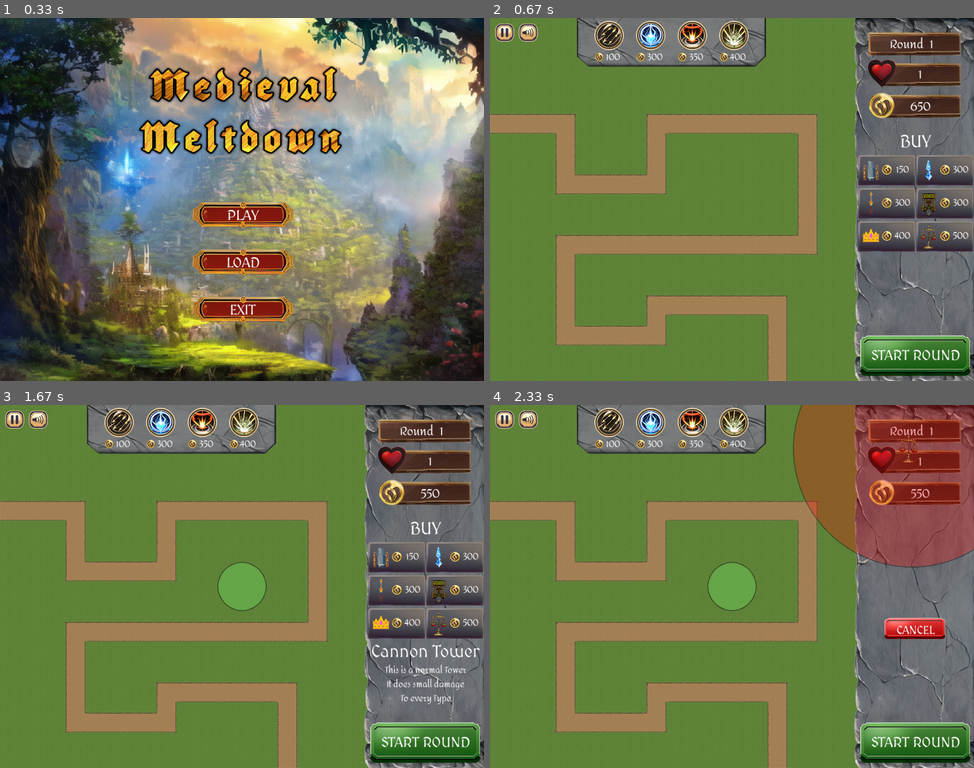
Above: before the commit, frames 1-4 (two rows, left to right).
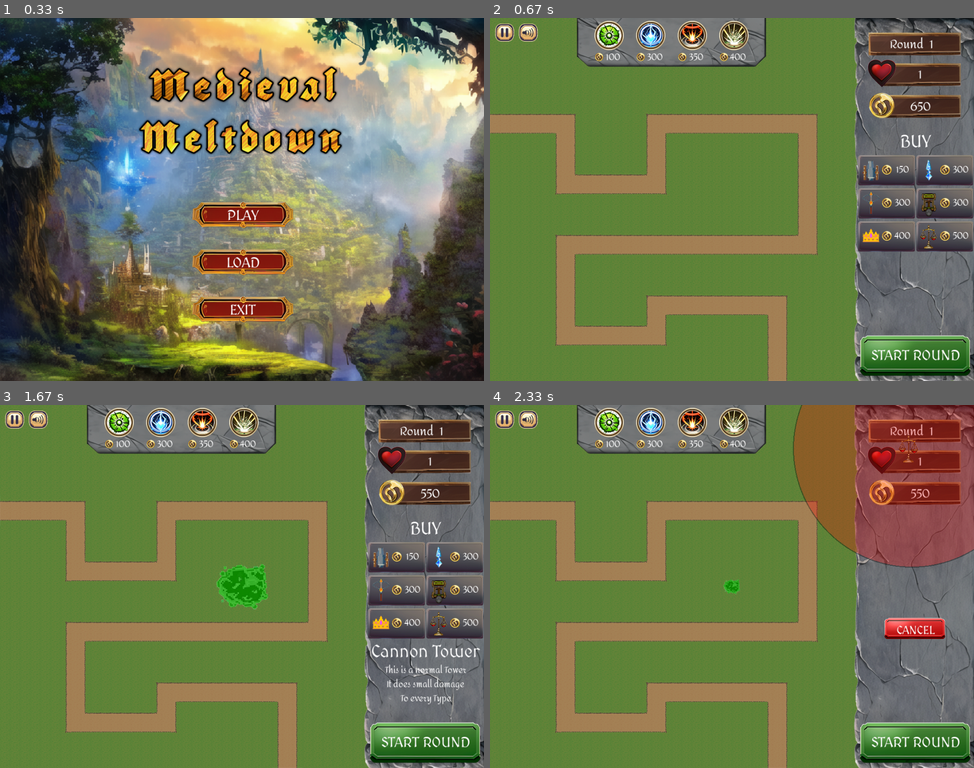
Above: after the commit, the same moments.

Repository: peter5454/PyGame
Game: pygame game, started from main.py
Same seed, same stepped clock (60 frames per second), same inputs: the game is played once before the commit and once after it.
Inputs (mouse positions are in pixels of both pictures, inside the frame that each line leads up to):
- Up to frame 1 (0.33 s): no input
- Up to frame 2 (0.67 s): click (732, 199) at 0.38 s
- Up to frame 3 (1.67 s): click "150" at 0.72 s; click "100" at 1.05 s; press the mouse at (242, 586) at 1.37 s; move the mouse to (304, 568) at 1.47 s; release the mouse at (367, 553) at 1.6 s
- Up to frame 4 (2.33 s): press the mouse at (944, 622) at 1.7 s; move the mouse to (770, 633) at 1.8 s; release the mouse at (596, 640) at 1.93 s; press the mouse at (944, 622) at 2.03 s; move the mouse to (925, 535) at 2.13 s; release the mouse at (911, 448) at 2.27 s

Frame 1 is identical in both runs. In frame 2, 0.2% of the frame differs, in the area x 22-28%, y 1-9%; in frame 3, 1.3%, in the area x 22-56%, y 1-57%; in frame 4, 1.3%.

Commit message:
airstrike assets an animations added

Diff:
--- a/airstrike.py
+++ b/airstrike.py
@@ -4,10 +4,11 @@
 import turrets as t
 from airstrike_data import AIRSTRIKE_DATA
 
-class airstrike ():
-    def __init__(self,airstrike_name):
+class airstrike(pg.sprite.Sprite):
+    def __init__(self, airstrike_name):
+        super().__init__()
         self.airstrike_name = airstrike_name
-        self.type = AIRSTRIKE_DATA.get(airstrike_name, [])
+        self.type = AIRSTRIKE_DATA.get(airstrike_name, {})
         self.damage = self.type.get("damage")
         self.size = self.type.get("size")
         self.cooldown = self.type.get("cooldown")
@@ -20,8 +21,14 @@
         self.next_shot_time = 0
         self.x = 0
         self.y = 0
+        self.frames = self.extract_frames(self.type.get("spritesheet"), 150, 150, 8, 1)
+        self.current_frame = 0
+        self.image = self.frames[self.current_frame]
+        self.rect = self.image.get_rect()
+        self.animation_start_time = 0
+        self.animation_playing = False
 
-    def wait(self,wait_time, start_time):
+    def wait(self, wait_time, start_time):
         return pg.time.get_ticks() >= start_time + wait_time
 
     def place_ability(self, enemy_group, screen):
@@ -36,7 +43,7 @@
                     if dist < self.size:
                         element_damage = t.damage_calc(self.element, enemy)
                         enemy.health -= self.damage * element_damage
-                        print (element_damage)
+                        print(element_damage)
             self.last_shot = current_time
             self.shots_fired += 1
             if self.shots_fired >= self.waves:
@@ -44,10 +51,41 @@
             else:
                 self.next_shot_time = current_time
 
-
-    def start(self,cursor_pos):
+    def start(self, cursor_pos):
         self.x = cursor_pos[0]
         self.y = cursor_pos[1]
         self.running = True
         self.shots_fired = 0
         self.next_shot_time = 0
+        self.animation_start_time = pg.time.get_ticks()
+        self.animation_playing = True
+
+    def extract_frames(self, spritesheet_path, frame_width, frame_height, columns, rows):
+        spritesheet = pg.image.load(spritesheet_path).convert_alpha()
+        frames = []
+        for row in range(rows):
+            for col in range(columns):
+                frame_rect = pg.Rect(col * frame_width, row * frame_height, frame_width, frame_height)
+                frame_image = pg.Surface((frame_width, frame_height), pg.SRCALPHA)
+                frame_image.blit(spritesheet, (0, 0), frame_rect)
+                frames.append(frame_image)
+        return frames
+
+    def play_animation(self, screen, frame_rate=100):
+        if not self.animation_playing:
+            return
+        print(self.type.get("spritesheet"))
+        current_time = pg.time.get_ticks()
+        if current_time - self.animation_start_time > frame_rate:
+            self.animation_start_time = current_time
+            self.current_frame = (self.current_frame + 1) % len(self.frames)
+            self.image = self.frames[self.current_frame]
+
+        self.rect.center = (self.x, self.y)
+        screen.blit(self.image, self.rect)
+
+    def is_animation_playing(self):
+        return self.animation_playing
+
+    def stop_animation(self):
+        self.animation_playing = False
--- a/airstrike_data.py
+++ b/airstrike_data.py
@@ -5,30 +5,34 @@
         "size" : 50,
         "cost" : 100,
         "waves" : 3,
-        "element": "N"
+        "element": "N",
+        "spritesheet": 'assets/images/airstrikes/airstrike_poison.png'
     },
     "airstrike_2": {
         "damage" : 10,
         "cooldown" : 500,
         "size" : 70,
         "cost" : 300,
-        "waves" : 1,
-        "element": "F"
+        "waves" : 3,
+        "element": "F",
+        "spritesheet": 'assets/images/airstrikes/airstrike_ice.png'
     },
     "airstrike_3": {
         "damage" : 12,
         "cooldown" : 500,
         "size" : 80,
         "cost" : 350,
-        "waves" : 1,
-        "element": "E"
+        "waves" : 3,
+        "element": "E",
+        "spritesheet": 'assets/images/airstrikes/airstrike_fire.png'
     },
     "airstrike_4": {
         "damage" : 15,
         "cooldown" : 500,
         "size" : 80,
         "cost" : 400,
-        "waves" : 1,
-        "element": "I"
+        "waves" : 3,
+        "element": "I",
+        "spritesheet": 'assets/images/airstrikes/airstrike_earth.png'
     }
 }
--- a/main.py
+++ b/main.py
@@ -53,7 +53,7 @@
 health_bar_side_panel = pg.image.load('assets/images/ui_backgrounds/health_bar.png').convert_alpha()
 gold_bar = pg.image.load('assets/images/ui_backgrounds/gold_bar.png').convert_alpha()
 airstrike_banner = pg.image.load('assets/images/ui_backgrounds/airstrike_banner.png').convert_alpha()
-arrow_strike_ability_image = pg.image.load('assets/images/buttons/arrow_strike_button.png').convert_alpha()
+poison_strike_ability_image = pg.image.load('assets/images/buttons/poison_strike_button.png').convert_alpha()
 ice_strike_ability_image = pg.image.load('assets/images/buttons/ice_strike_button.png').convert_alpha()
 fire_strike_ability_image = pg.image.load('assets/images/buttons/fire_strike_button.png').convert_alpha()
 earth_strike_ability_image = pg.image.load('assets/images/buttons/earth_strike_button.png').convert_alpha()
@@ -121,10 +121,6 @@
 mute_button_image = pg.image.load('assets/images/buttons/mute_button.png').convert_alpha()
 mute_button_pressed_image = pg.image.load('assets/images/buttons/mute_button_pressed.png').convert_alpha()
 
-#airstrike images
-cursor_ice_airstrike = pg.image.load('assets/images/airstrikes/airstrike_ice_cursor.png').convert_alpha()
-ice_airstrike_sheet = pg.image.load('assets/images/airstrikes/airstrike_ice.png').convert_alpha()
-
 #create groups
 enemy_group = pg.sprite.Group()
 turret_group = pg.sprite.Group()
@@ -153,7 +149,7 @@
 sell_button = Button(c.SCREEN_WIDTH - 210, 360, sell_image, "SELL",0,-13,"alt_font",22)
 
 #airstrike buttons
-airstrike_ability = Button((c.SCREEN_WIDTH-c.SIDE_PANEL)/2 - 164, 5, arrow_strike_ability_image)
+airstrike_ability = Button((c.SCREEN_WIDTH-c.SIDE_PANEL)/2 - 164, 5, poison_strike_ability_image)
 airstrike_ability.coin_cost(-22,44,8,45,str(AIRSTRIKE_DATA["airstrike_1"].get("cost")),18)
 airstrike_ability2 = Button((c.SCREEN_WIDTH-c.SIDE_PANEL)/2 - 76, 5, ice_strike_ability_image)
 airstrike_ability2.coin_cost(-22,44,8,45,str(AIRSTRIKE_DATA["airstrike_2"].get("cost")),18)
@@ -815,7 +811,7 @@
         airstrike_ability.change_cost_color("grey100")
 
       if airstrike_ability.Hovered():
-        draw_text("Arrow Strike",alt_text_font,(255,255,255), 375,125, True)
+        draw_text("Poison Pit",alt_text_font,(255,255,255), 375,125, True)
 
       if airstrike_ability.draw(screen):
         new_aristrike = airstrike("airstrike_1")
@@ -881,16 +877,21 @@
           placing_ability = False
       else:
         placing_ability = False
+
+    #activate airstrike
     if active_airstrike:
       active_airstrike.place_ability(enemy_group, screen)
+      active_airstrike.play_animation(screen)
+
       if active_airstrike.shots_fired < active_airstrike.waves:
-        draw_circ(123, 255, 123, active_airstrike.size, (active_airstrike.x,active_airstrike.y)) #if more airstrikes get more waves change this to include the different colour circles
+          active_airstrike.play_animation(screen)  # Continue playing animation
       if active_airstrike.shots_fired != counter:
-        counter = active_airstrike.shots_fired
-        draw_circ(255, 255, 255, active_airstrike.size, (active_airstrike.x,active_airstrike.y)) #flashes white once the timer is finished
+          counter = active_airstrike.shots_fired
+          active_airstrike.play_animation(screen)  # Flash animation
       if counter >= active_airstrike.waves:
-        counter = 0
-        active_airstrike = None
+          counter = 0
+          active_airstrike.stop_animation()
+          active_airstrike = None
 
     if pause_button.draw(screen):
         paused = True
Binary file added: assets/images/airstrikes/airstrike_earth.png
Binary file added: assets/images/airstrikes/airstrike_fire.png
Binary file changed: assets/images/airstrikes/airstrike_ice.png
Binary file added: assets/images/airstrikes/airstrike_poison.png
Binary file added: assets/images/buttons/poison_strike_button.png
